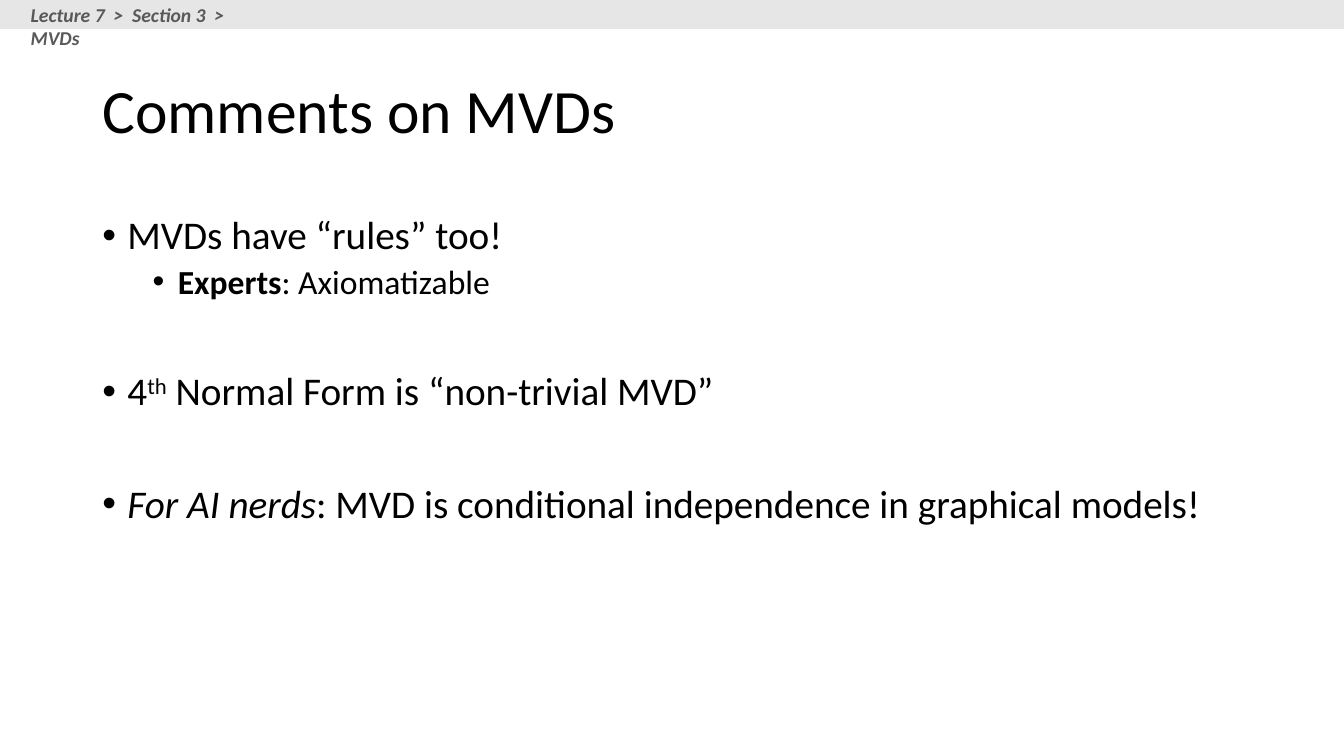
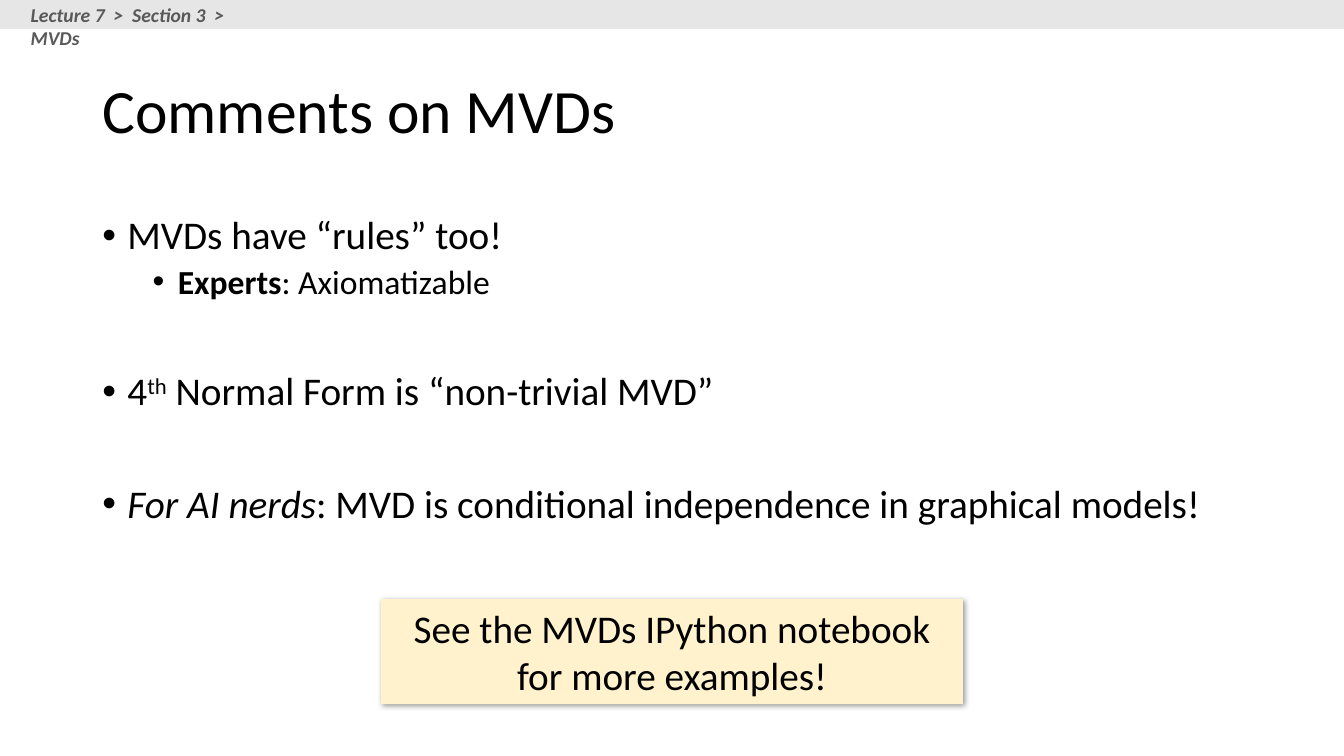
Before and after one commit to XIEQ/cs145-notebooks, a slide deck: slide 123 of lecture-5-7/Lecture_5_7_DB_Design.pptx (slide 135 before the commit). Drawn at 1344x756 pixels with LibreOffice and Linux fonts; fonts in the diff are those of the drawing. Boxes give left, top, right and bottom in pixels: in the first picture for what was removed or moved away, otherwise in the second. Text is boxed around its words. In the diff, an @@ line names an element or a change of style, - is before the commit and + after.

```diff
--- a/lecture-5-7/Lecture_5_7_DB_Design.pptx
+++ b/lecture-5-7/Lecture_5_7_DB_Design.pptx
@@ rectangle added at box(381, 599, 963, 704), fill #FFF2CC, 28 pt, text #000000 @@
+See the MVDs IPython notebook for more examples!
```
Also in this commit, not shown: 1 other slide changed, 12 slides added, 25 slides removed, 8 other files.
